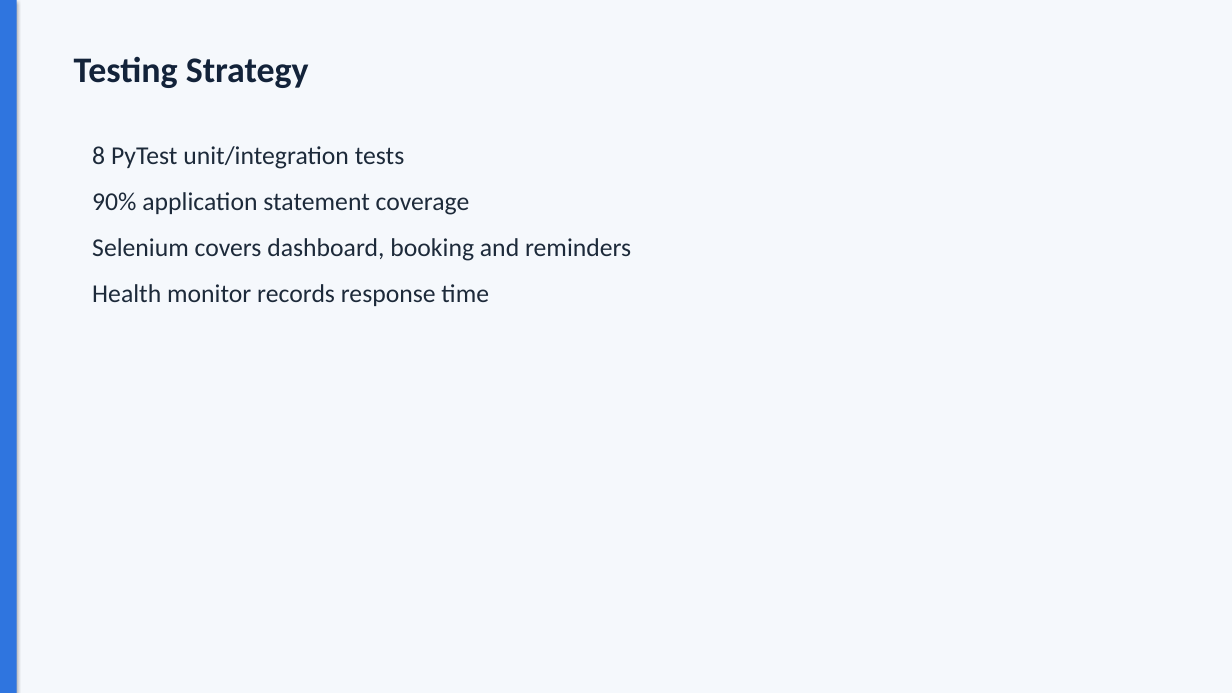
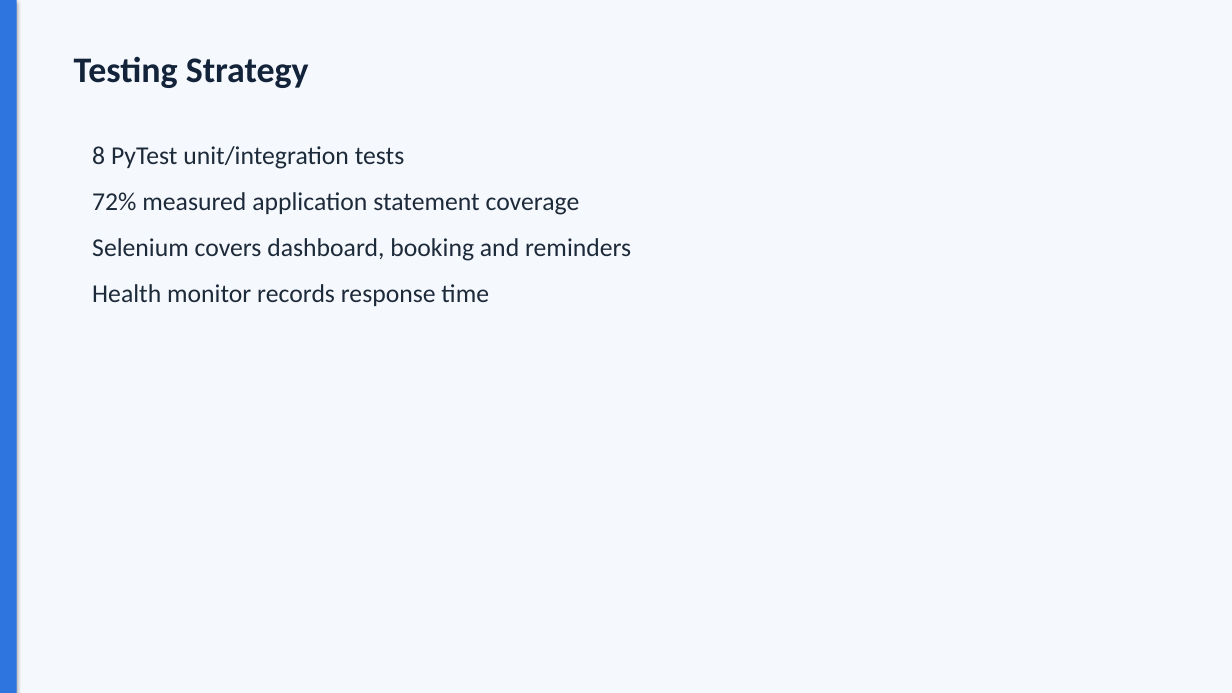
Before and after one commit to productivity1947-ux/case70-vehicle-service-booking, a slide deck: slide 8 of Case70_Report/Case70_57_Suhas_Presentation.pptx. Drawn at 1232x693 pixels with LibreOffice and Linux fonts; fonts in the diff are those of the drawing. Boxes give left, top, right and bottom in pixels: in the first picture for what was removed or moved away, otherwise in the second. Text is boxed around its words. In the diff, an @@ line names an element or a change of style, - is before the commit and + after.

```diff
--- a/Case70_Report/Case70_57_Suhas_Presentation.pptx
+++ b/Case70_Report/Case70_57_Suhas_Presentation.pptx
@@ text at box(92, 192, 580, 215): text changed @@
-90% application statement coverage
+72% measured application statement coverage
```
Also in this commit, not shown: 55 other files.
